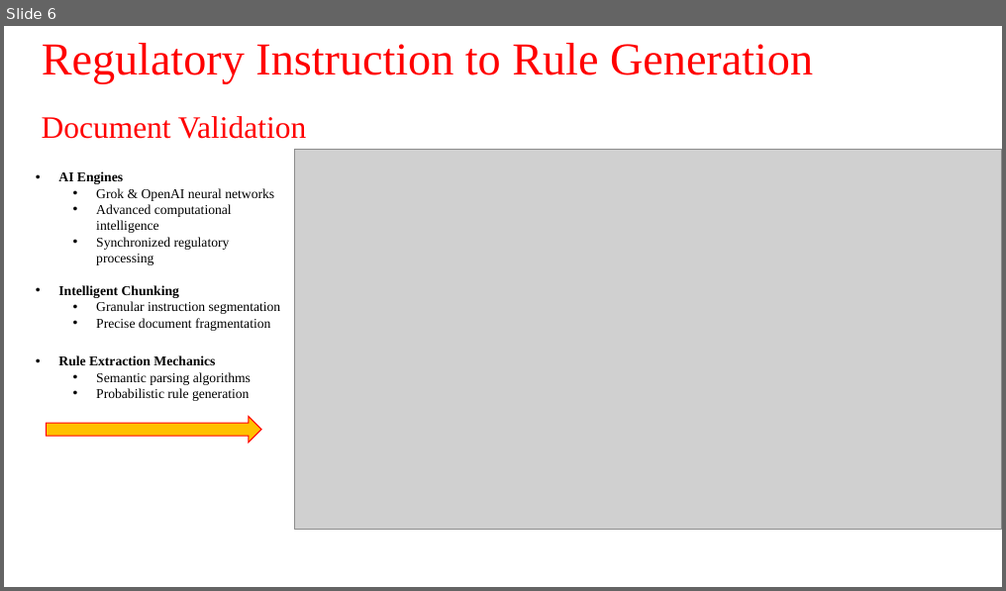
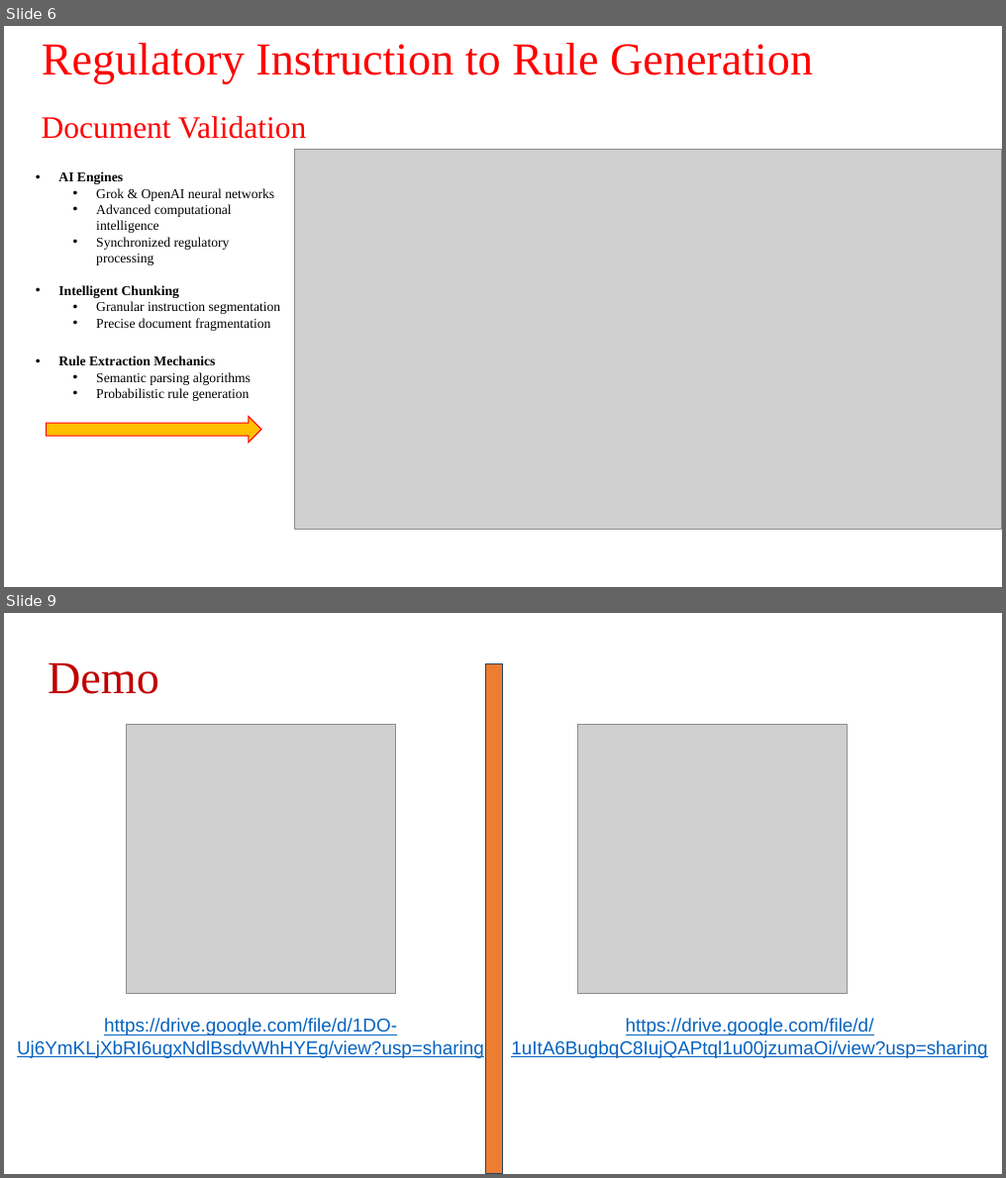
Before and after one commit to ewfx/gaidp-to-w-w, a slide deck: artifacts/demo/Gen_AI_Data Profiling.pptx. Shown one above the other, each under a label of ours: slide 6 before the commit, slides 6 and 9 after it; the slides between them are not shown. The pictures are 1006x591 and 1006x1178 pixels, drawn with LibreOffice and Linux fonts; fonts in the diff are those of the drawing; grey boxes stand for pictures. Boxes give left, top, right and bottom in pixels: in the first picture for what was removed or moved away, otherwise in the second. Text is boxed around its words. In the diff, an @@ line names an element or a change of style, - is before the commit and + after.

```diff
--- a/artifacts/demo/Gen_AI_Data Profiling.pptx
+++ b/artifacts/demo/Gen_AI_Data Profiling.pptx
@@ slide 9 added at box(4, 613, 1002, 1174), background #FFFFFF @@
@@ title added at box(48, 663, 159, 694), 44 pt, text #C00000 @@
+Demo
@@ rectangle added at box(485, 663, 503, 1174), fill #ED7D31, outline #28445D 1 pt @@
@@ picture added at box(127, 724, 396, 993) @@
@@ picture added at box(578, 724, 847, 993) @@
@@ text added at box(17, 1018, 484, 1059), 18 pt, text #0563C1, underline @@
+https://drive.google.com/file/d/1DO-Uj6YmKLjXbRI6ugxNdlBsdvWhHYEg/view?usp=sharing
@@ text added at box(511, 1018, 987, 1059), 18 pt, text #0563C1, underline @@
+https://drive.google.com/file/d/1uItA6BugbqC8IujQAPtql1u00jzumaOi/view?usp=sharing
```
Also in this commit, not shown: 2 slides changed, 1 slide removed.
